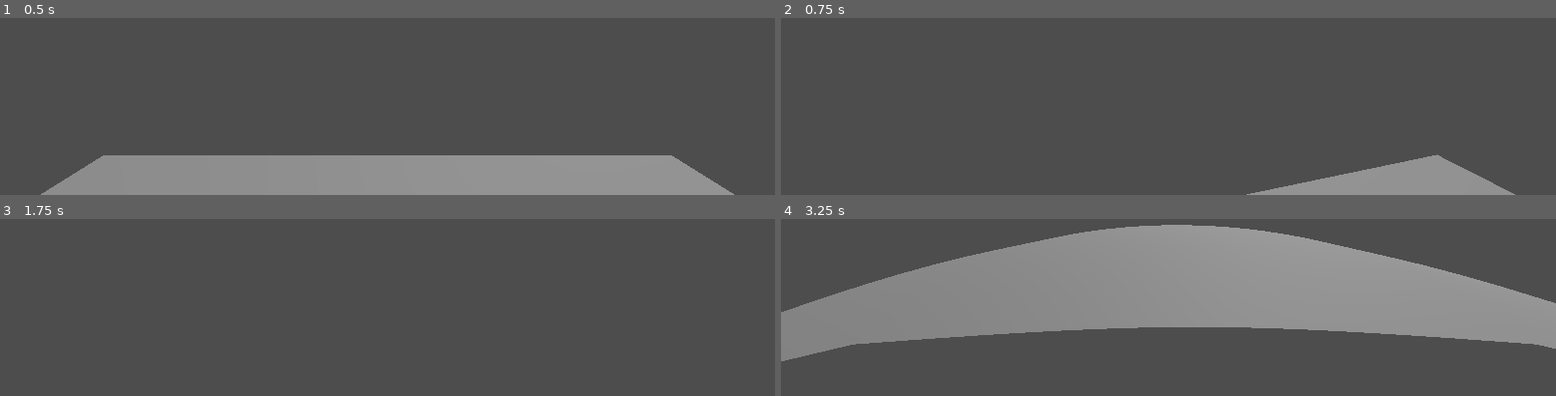
Above: before the commit, frames 1-4 (two rows, left to right).
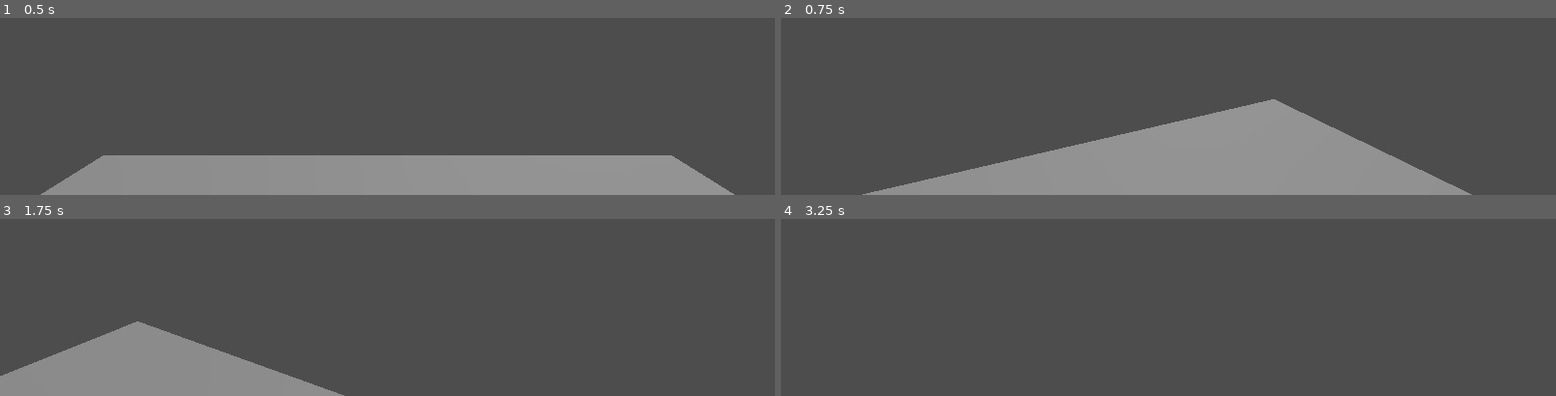
Above: after the commit, the same moments.

Repository: mdnrealdeal/magnetgame
Game: Godot game, scene res://Levels/TestLevel.tscn
Two runs of this game, one before a commit and one after it. Both use one fixed random seed, a clock stepped at 60 frames per second and the inputs below.
Inputs (mouse positions are in pixels of both pictures, inside the frame that each line leads up to):
- Up to frame 1 (0.5 s): no input
- Up to frame 2 (0.75 s): tap Enter (ui_accept) at 0.5 s; move the mouse to (outside the picture) at 0.52 s; hold W (move_forward) from 0.53 s (still down)
- Up to frame 3 (1.75 s): keep holding W (move_forward); tap Enter (ui_accept) at 0.77, 1.52 s; move the mouse to (outside the picture) at 1.27 s
- Up to frame 4 (3.25 s): keep holding W (move_forward); move the mouse to (outside the picture) at 2.02 s; tap Enter (ui_accept) at 2.75, 3.02 s; move the mouse to (outside the picture) at 2.77 s

Frame 1 is identical in both runs. In frame 2, 20% of the frame differs, in the area x 10-95%, y 45-100%; in frame 3, 10%; in frame 4, 45%, in the area x 0-100%, y 3-81%.

Commit message:
movement or somethign?????

Diff:
--- a/Scenes/player.tscn
+++ b/Scenes/player.tscn
@@ -12,16 +12,9 @@
 [node name="Player" type="Node3D"]
 transform = Transform3D(1, 0, 0, 0, 1, 0, 0, 0, 1, 0, 2.5, 0)
 
-[node name="CharacterBody3D" type="CharacterBody3D" parent="." node_paths=PackedStringArray("camera_path")]
+[node name="CharacterBody3D" type="CharacterBody3D" parent="."]
 script = ExtResource("1_05jbx")
 mouse_sensitivity = 0.4
-camera_path = NodePath("Smoothing/Camera3D")
-
-[node name="Smoothing" type="Node3D" parent="CharacterBody3D"]
-script = ExtResource("2_uqbpf")
-
-[node name="Camera3D" type="Camera3D" parent="CharacterBody3D/Smoothing"]
-transform = Transform3D(1, 0, 0, 0, 1, 0, 0, 0, 1, 0, 0.5, 0)
 
 [node name="CollisionShape3D" type="CollisionShape3D" parent="CharacterBody3D"]
 shape = SubResource("CapsuleShape3D_s4mt5")
@@ -29,3 +22,11 @@
 [node name="CSGMesh3D" type="CSGMesh3D" parent="CharacterBody3D/CollisionShape3D"]
 transform = Transform3D(0.8, 0, 0, 0, 0.8, 0, 0, 0, 0.8, 0, 0, 0)
 mesh = SubResource("CapsuleMesh_csyg0")
+
+[node name="Head" type="Node3D" parent="CharacterBody3D"]
+
+[node name="Smoothing" type="Node3D" parent="CharacterBody3D/Head"]
+script = ExtResource("2_uqbpf")
+
+[node name="Camera3D" type="Camera3D" parent="CharacterBody3D/Head/Smoothing"]
+transform = Transform3D(1, 0, 0, 0, 1, 0, 0, 0, 1, 0, 0.5, 0)
--- a/Scripts/PlayerController.gd
+++ b/Scripts/PlayerController.gd
@@ -9,10 +9,10 @@
 # Sensitivity for mouse movement. Can change in properties.
 @export var mouse_sensitivity: float = 1
 
-# Camera variable for character.
-@export var camera_path: Camera3D
-
-var rotation_target: Vector3
+@onready var nodeRefs: Dictionary = {
+	"head_path": $Head,
+	"camera_path": $Head/Smoothing/Camera3D
+}
 
 
 func _ready():
@@ -27,26 +27,37 @@
 	if Input.is_action_just_pressed("ui_accept") and is_on_floor():
 		velocity.y = JUMP_VELOCITY
 
-	# Get the input direction and handle the movement/deceleration.
-	# As good practice, you should replace UI actions with custom gameplay actions.
-	var input_dir = Input.get_vector("move_left", "move_right", "move_forward", "move_backwards")
-	var direction = (transform.basis * Vector3(input_dir.x, 0, input_dir.y)).normalized()
-	if direction:
-		velocity.x = direction.x * SPEED
-		velocity.z = direction.z * SPEED
-	else:
-		velocity.x = move_toward(velocity.x, 0, SPEED)
-		velocity.z = move_toward(velocity.z, 0, SPEED)
+	move_player_controller(delta)
 
-	move_and_slide()
+	## Get the input direction and handle the movement/deceleration.
+	## As good practice, you should replace UI actions with custom gameplay actions.
+	#var input_dir = Input.get_vector("move_left", "move_right", "move_forward", "move_backwards")
+	#var direction = (transform.basis * Vector3(input_dir.x, 0, input_dir.y)).normalized()
+	#if direction:
+		#velocity.x = direction.x * SPEED
+		#velocity.z = direction.z * SPEED
+	#else:
+		#velocity.x = move_toward(velocity.x, 0, SPEED)
+		#velocity.z = move_toward(velocity.z, 0, SPEED)
+#
+	#move_and_slide()
 
 
 # Handle all input events (currently handles mouse movement pls fix)
 func _unhandled_input(event):
 	if event is InputEventMouseMotion:
-		camera_path.rotation.x += (-event.relative.y * mouse_sensitivity) * 0.01
-		camera_path.rotation.y += (-event.relative.x * mouse_sensitivity) * 0.01
-		pass
+		mouselook_player_controller(event)
 
-func move_controller():
+
+func move_player_controller(delta: float):
+	var input_direction: Vector2 = Input.get_vector("move_left", "move_right", "move_forward", "move_backwards")
+	var camera_direction: Vector2 = input_direction.normalized().rotated(-nodeRefs["head_path"].rotation.y)
+	if is_on_floor():
+		velocity.x = lerp(velocity.x, camera_direction.x * SPEED, 1 * delta)
+		velocity.z = lerp(velocity.z, camera_direction.y * SPEED, 1 * delta)
+	move_and_slide()
 	pass
+
+func mouselook_player_controller(event: InputEventMouseMotion) -> void:
+	nodeRefs["head_path"].rotation_degrees.x += (-event.relative.y * mouse_sensitivity)
+	nodeRefs["head_path"].rotation_degrees.y += (-event.relative.x * mouse_sensitivity)
